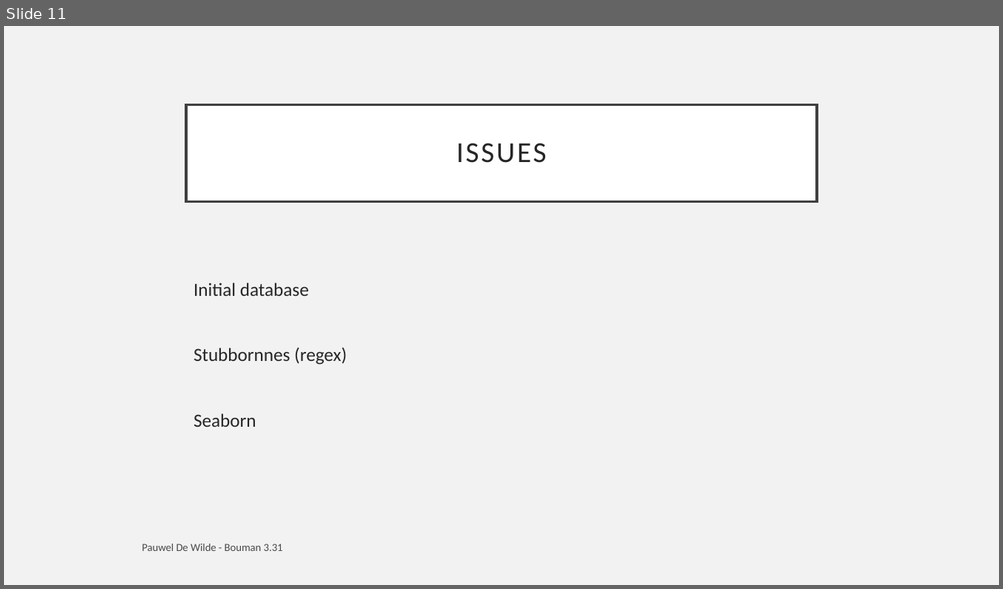
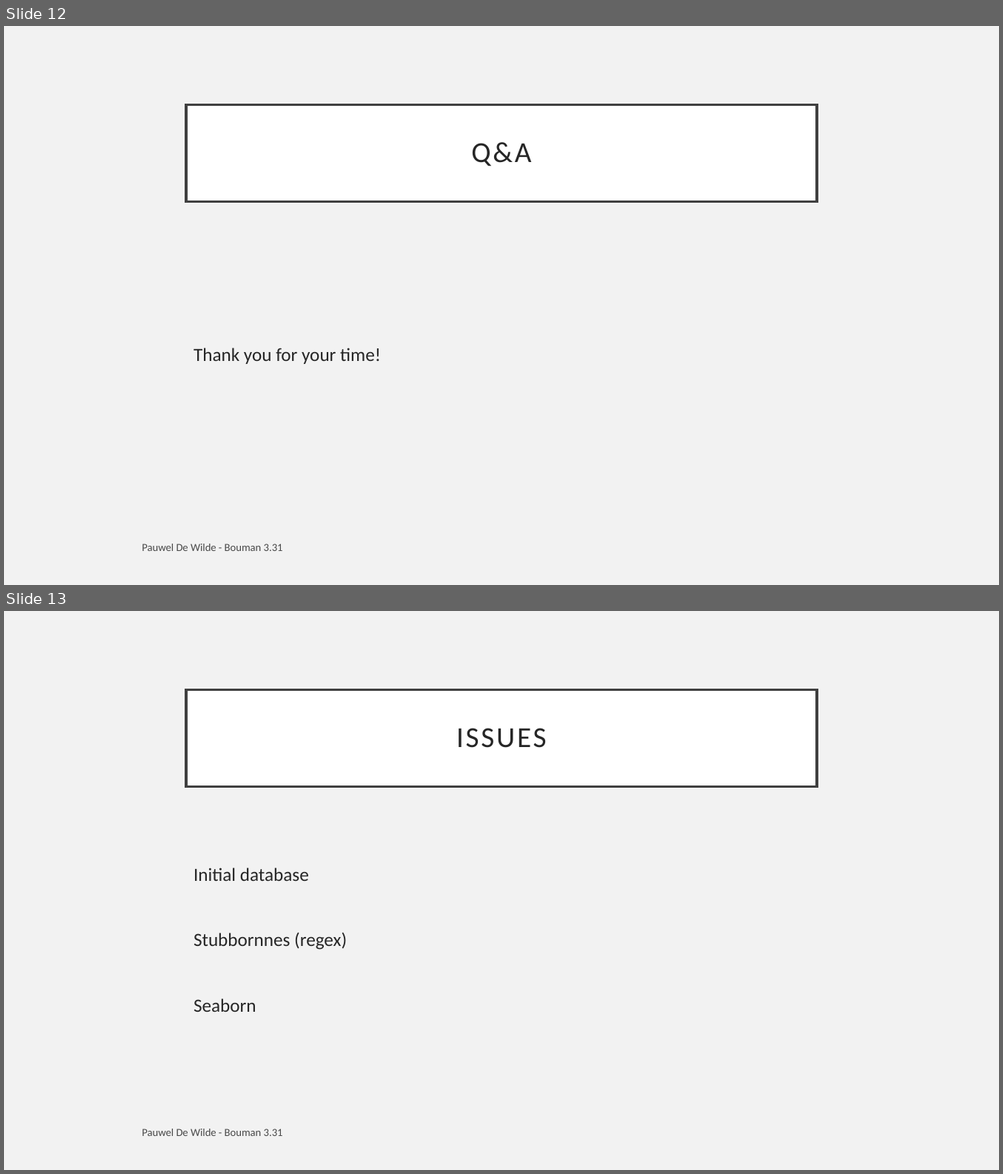
Before and after one commit to Pauwel1/Data-Analysis, a slide deck: Data_Analysis.pptx. Shown one above the other, each under a label of ours: slide 11 before the commit, slides 12 and 13 after it. The pictures are 1003x589 and 1003x1174 pixels, drawn with LibreOffice and Linux fonts; fonts in the diff are those of the drawing. Boxes give left, top, right and bottom in pixels: in the first picture for what was removed or moved away, otherwise in the second. Text is boxed around its words. In the diff, an @@ line names an element or a change of style, - is before the commit and + after.

```diff
--- a/Data_Analysis.pptx
+++ b/Data_Analysis.pptx
@@ slide 12 added at (4, 26, 999, 585), background #F2F2F2 @@
@@ title added at (186, 104, 817, 201), fill #FFFFFF, outline #404040 2.5 pt, 28 pt, text #262626 @@
+Q&A
@@ text added at (193, 348, 381, 364), 18 pt, text #262626 @@
+Thank you for your time!
@@ text added at (142, 544, 283, 551), 10.5 pt, text #000000 at 70% opacity @@
+Pauwel De Wilde - Bouman 3.31
@@ what was slide 11 is now slide 13 @@
```
Also in this commit, not shown: 3 slides changed, 8 other files.
